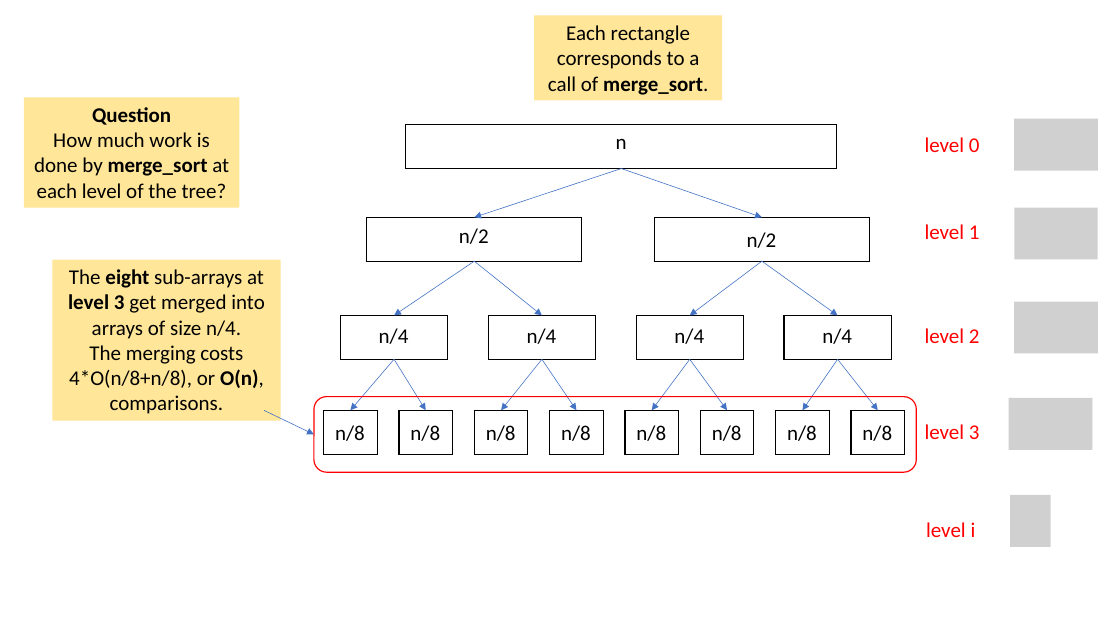
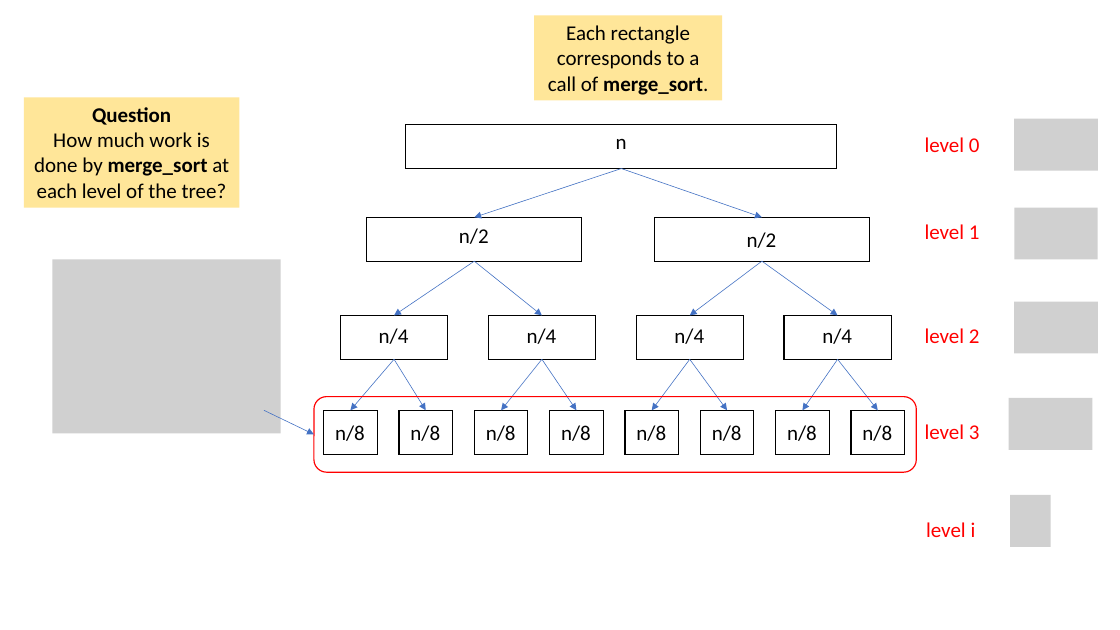
Before and after one commit to tjd1234/cmpt225fall2023, a slide deck: slide 37 of lecture_notes/week9/week9_sorting.pptx. Drawn at 1120x630 pixels with LibreOffice and Linux fonts; fonts in the diff are those of the drawing; grey boxes stand for pictures. Boxes give left, top, right and bottom in pixels: in the first picture for what was removed or moved away, otherwise in the second. Text is boxed around its words. In the diff, an @@ line names an element or a change of style, - is before the commit and + after.

```diff
--- a/lecture_notes/week9/week9_sorting.pptx
+++ b/lecture_notes/week9/week9_sorting.pptx
@@ rectangle removed at box(52, 260, 281, 421) @@
-The eight sub-arrays at level 3 get merged into arrays of size n/4.
-The merging costs 4*O(n/8+n/8), or O(n), comparisons.
@@ picture added at box(52, 260, 281, 434) @@
```
Also in this commit, not shown: 27 other slides changed, 3 slides added, 1 slide removed, 2 other files.
